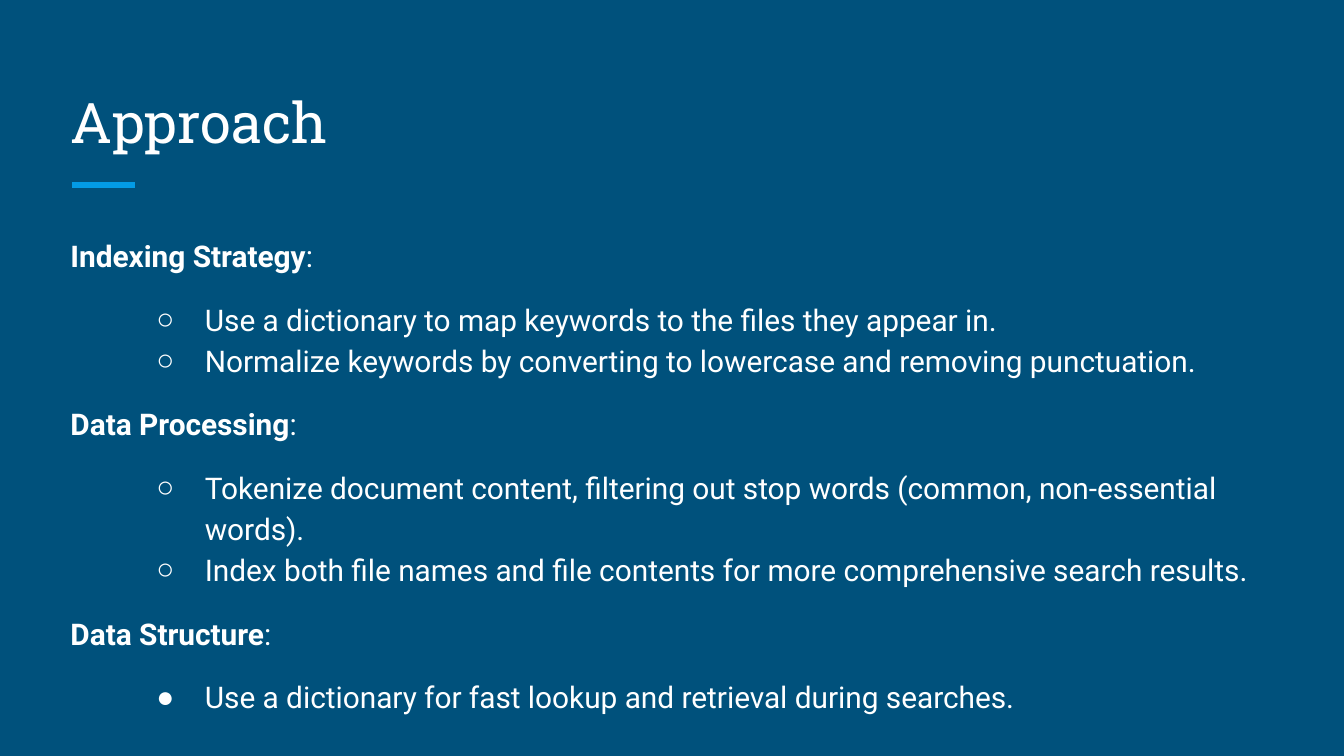
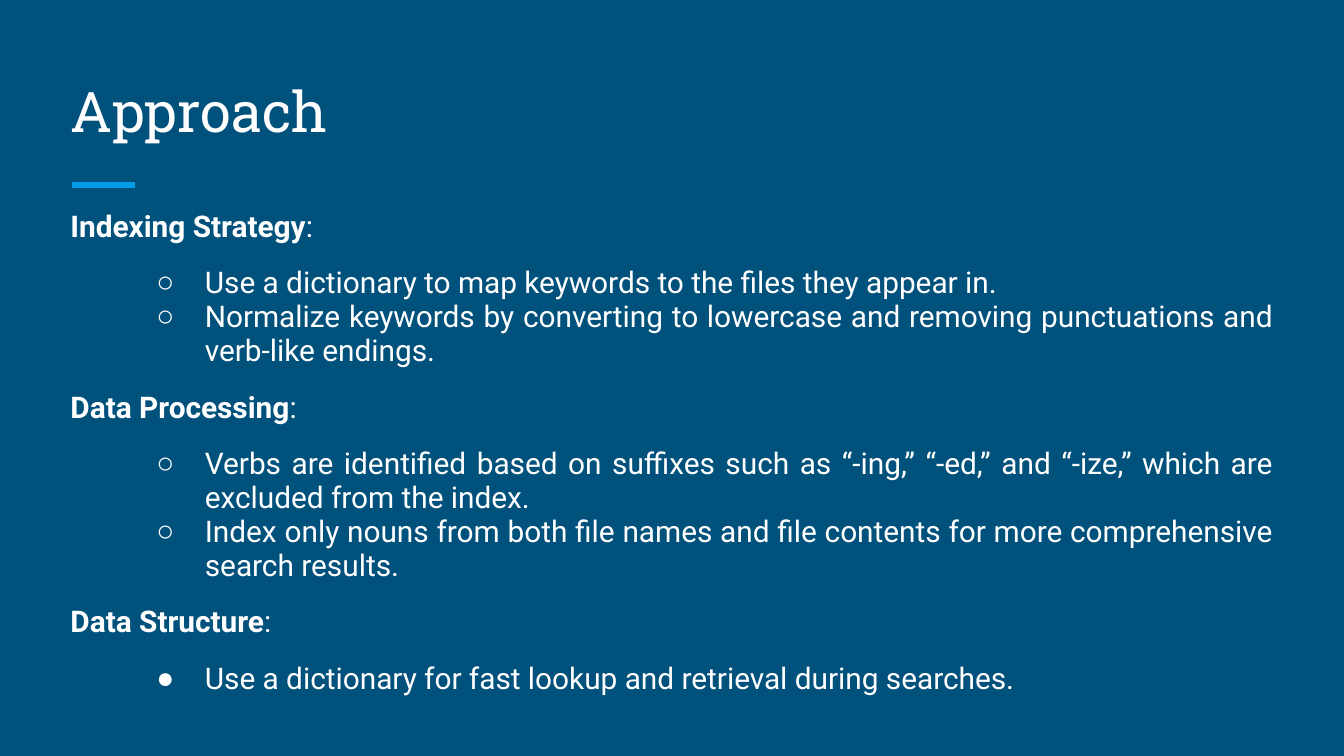
Before and after one commit to mjawadhaider/search-documents, a slide deck: slide 6 of Presentation.pptx. Drawn at 1344x756 pixels with LibreOffice and Linux fonts; fonts in the diff are those of the drawing. Boxes give left, top, right and bottom in pixels: in the first picture for what was removed or moved away, otherwise in the second. Text is boxed around its words. In the diff, an @@ line names an element or a change of style, - is before the commit and + after.

```diff
--- a/Presentation.pptx
+++ b/Presentation.pptx
@@ title "Approach": place and size @@
-title "Approach" at (70, 100, 327, 155)
+title "Approach" at (70, 89, 327, 144)
@@ text "Indexing Strategy:": place and size @@
-text "Indexing Strategy:" at (70, 244, 1248, 715)
+text "Indexing Strategy:" at (70, 214, 1273, 696)
@@ text at (70, 214, 1014, 696): alignment left to justified; line spacing 1.15 to 0.95 @@
@@ text at (205, 299, 1272, 368): text changed @@
-  ○ Normalize keywords by converting to lowercase and removing punctuation.
+  ○ Normalize keywords by converting to lowercase and removing punctuations and verb-like endings.
@@ text at (205, 451, 1273, 577): text changed @@
-  ○ Tokenize document content, filtering out stop words (common, non-essential words).
-  ○ Index both file names and file contents for more comprehensive search results.
+  ○ Verbs are identified based on suffixes such as “-ing,” “-ed,” and “-ize,” which are excluded from the index.
+  ○ Index only nouns from both file names and file contents for more comprehensive search results.
```
Also in this commit, not shown: 4 other slides changed, 3 slides added, 1 slide removed, 5 other files.
